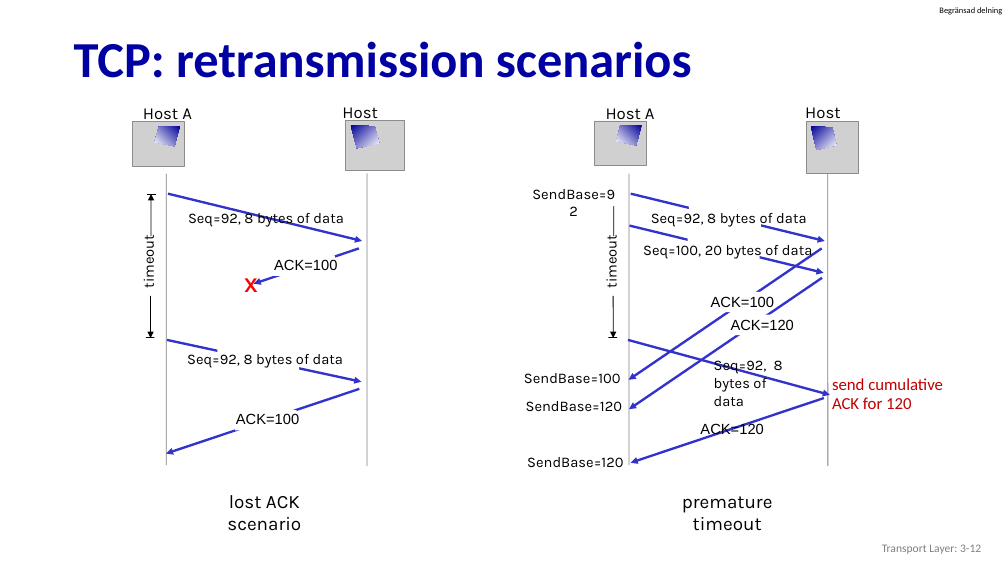
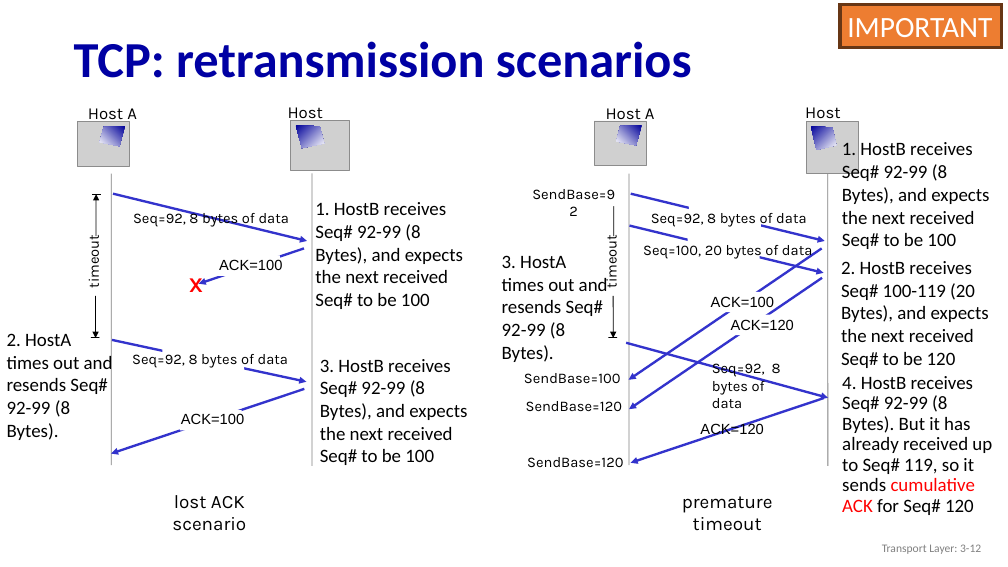
Before and after one commit to guhofstra/CSC175, a slide deck: slide 12 of PPTs/3.5 TCP.pptx. Drawn at 1008x567 pixels with LibreOffice and Linux fonts; fonts in the diff are those of the drawing; grey boxes stand for pictures. Boxes give left, top, right and bottom in pixels: in the first picture for what was removed or moved away, otherwise in the second. Text is boxed around its words. In the diff, an @@ line names an element or a change of style, - is before the commit and + after.

```diff
--- a/PPTs/3.5 TCP.pptx
+++ b/PPTs/3.5 TCP.pptx
@@ rectangle added at [840,5,1002,48], fill #ED7D31, outline #683715 3 pt, 28 pt, text #FFFFFF @@
+IMPORTANT
@@ text added at [842,142,989,249], 18 pt, text #000000 @@
+1. HostB receives Seq# 92-99 (8 Bytes), and expects the next received Seq# to be 100
@@ text added at [315,202,463,309], 18 pt, text #000000 @@
+1. HostB receives Seq# 92-99 (8 Bytes), and expects the next received Seq# to be 100
@@ text added at [502,255,608,362], 18 pt, text #000000 @@
+3. HostA times out and resends Seq# 92-99 (8 Bytes).
@@ text added at [841,261,989,368], 18 pt, text #000000 @@
+2. HostB receives Seq# 100-119 (20 Bytes), and expects the next received Seq# to be 120
@@ text added at [7,333,113,440], 18 pt, text #000000 @@
+2. HostA times out and resends Seq# 92-99 (8 Bytes).
@@ 9 texts, 6 arrows, 4 lines, 3 rectangles, 2 pictures, 2 freeform shapes: place and size @@
-9 texts, 6 arrows, 4 lines, 3 rectangles, 2 pictures, 2 freeform shapes at [132,107,405,531]
+9 texts, 6 arrows, 4 lines, 3 rectangles, 2 pictures, 2 freeform shapes at [77,107,349,531]
@@ text added at [320,359,467,465], 18 pt, text #000000 @@
+3. HostB receives Seq# 92-99 (8 Bytes), and expects the next received Seq# to be 100
@@ arrow moved from (628, 340) - (830, 395) to (626, 343) - (828, 398) @@
@@ text removed at [832,378,943,409] @@
-send cumulative
-ACK for 120
@@ text added at [842,376,992,515], 18 pt, text #000000 @@
+4. HostB receives Seq# 92-99 (8 Bytes). But it has already received up to Seq# 119, so it sends cumulative
+ACK for Seq# 120
```
Also in this commit, not shown: 2 other slides changed, 1 other file.
